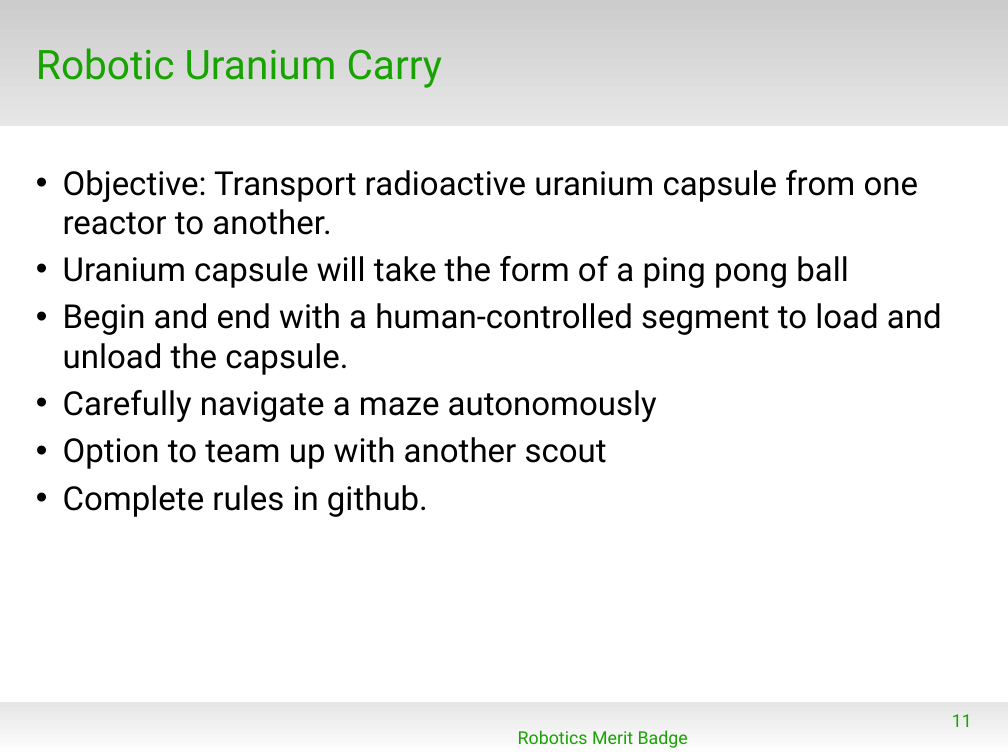
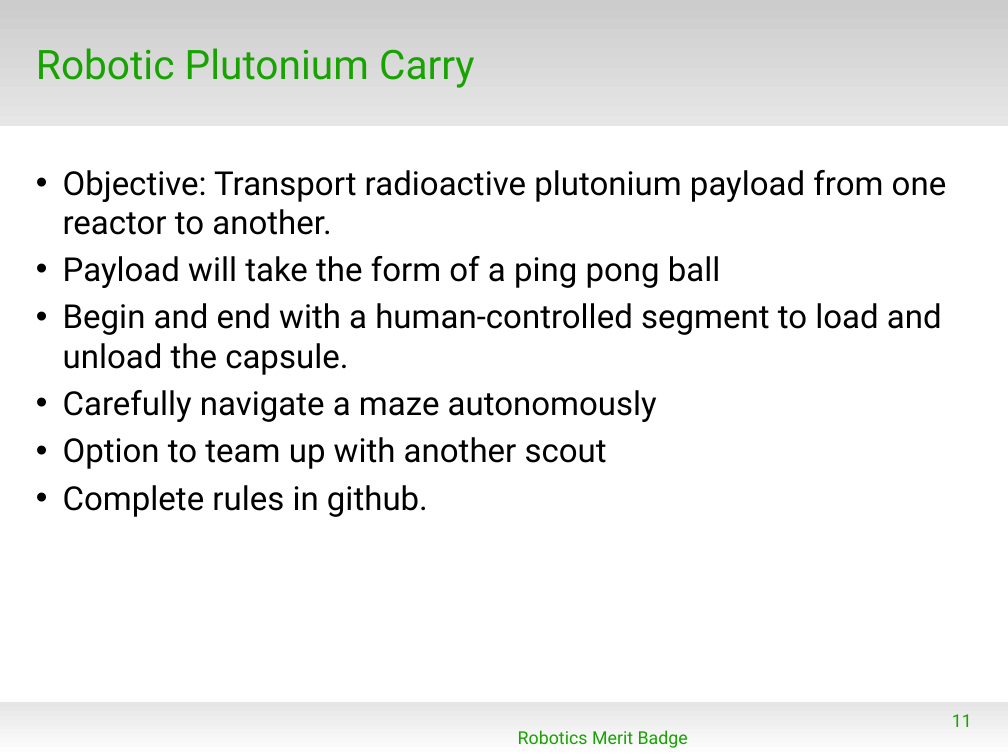
Before and after one commit to spiderman-2099/RoboticsMB, a slide deck: slide 11 of doc/RMB_Session2.odp. Drawn at 1008x756 pixels with LibreOffice and Linux fonts; fonts in the diff are those of the drawing; background and template pictures are left out. Boxes give left, top, right and bottom in pixels: in the first picture for what was removed or moved away, otherwise in the second. Text is boxed around its words. In the diff, an @@ line names an element or a change of style, - is before the commit and + after.

```diff
--- a/doc/RMB_Session2.odp
+++ b/doc/RMB_Session2.odp
@@ title at (36, 48, 475, 88): text changed @@
-Robotic Uranium Carry
+Robotic Plutonium Carry
@@ text at (63, 170, 947, 288): text changed @@
-• Objective: Transport radioactive uranium capsule from one reactor to another.
-• Uranium capsule will take the form of a ping pong ball
+• Objective: Transport radioactive plutonium payload from one reactor to another.
+• Payload will take the form of a ping pong ball
```
Also in this commit, not shown: 1 other file.
